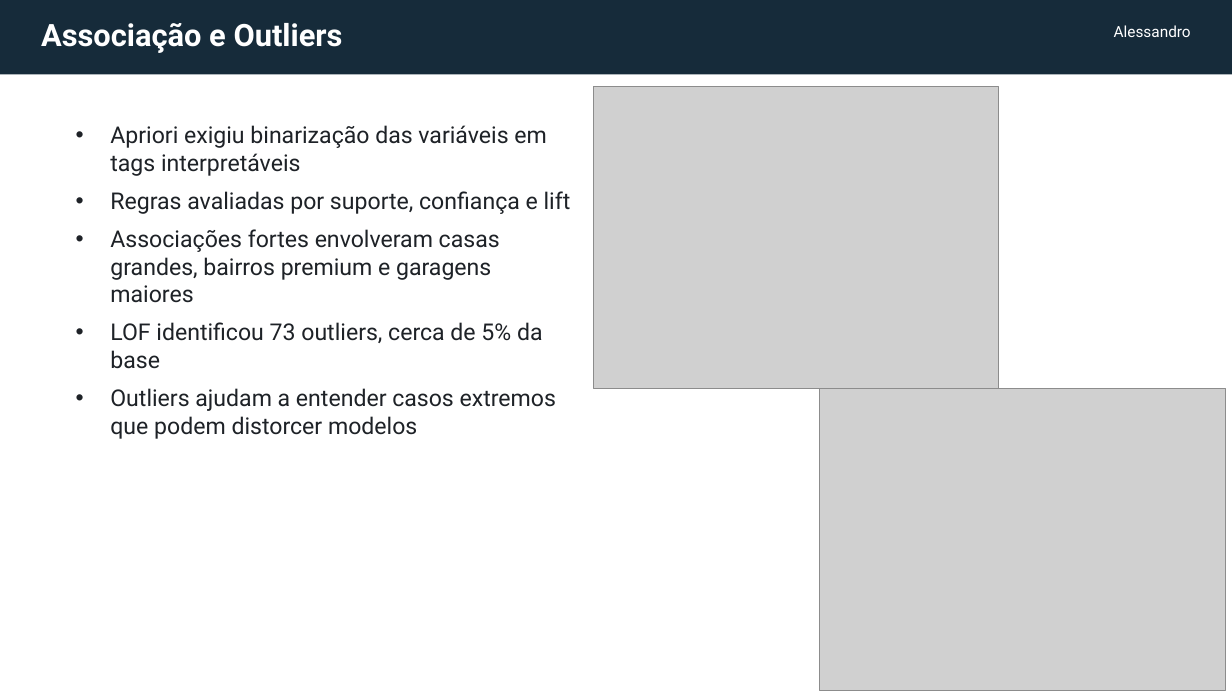
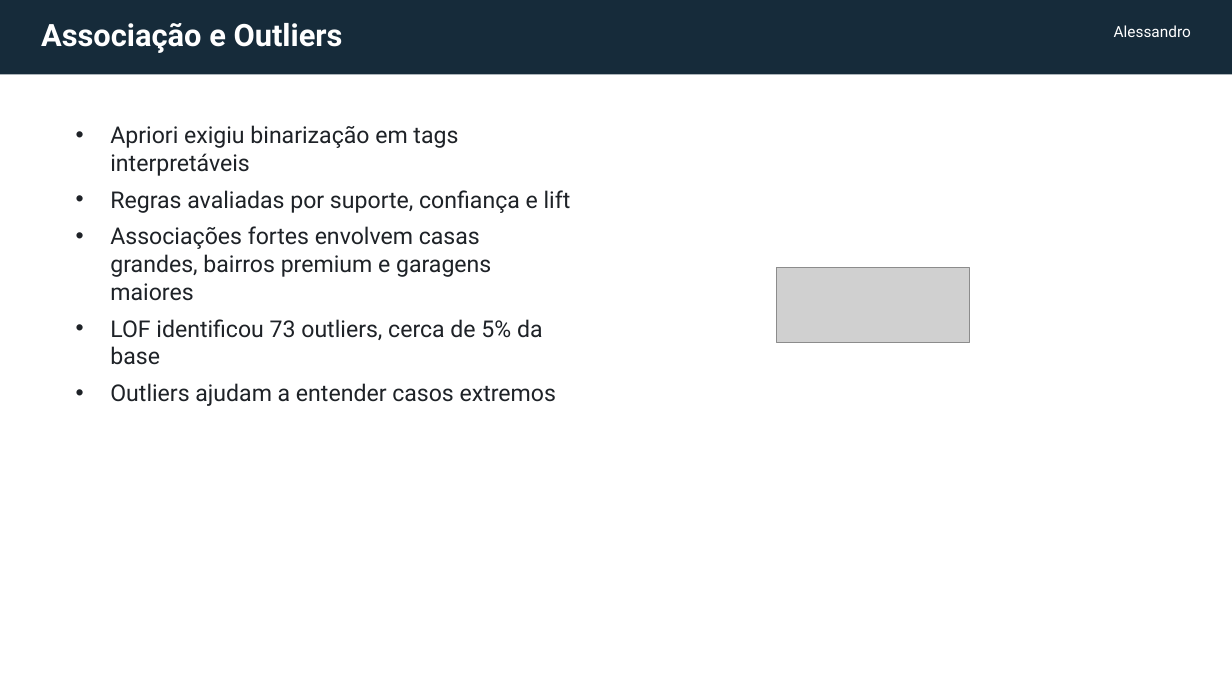
Before and after one commit to luisflipefv/analise-de-dados-c3, a slide deck: slide 9 of slides/apresentacao_house_prices_c3.pptx. Drawn at 1232x693 pixels with LibreOffice and Linux fonts; fonts in the diff are those of the drawing; grey boxes stand for pictures. Boxes give left, top, right and bottom in pixels: in the first picture for what was removed or moved away, otherwise in the second. Text is boxed around its words. In the diff, an @@ line names an element or a change of style, - is before the commit and + after.

```diff
--- a/slides/apresentacao_house_prices_c3.pptx
+++ b/slides/apresentacao_house_prices_c3.pptx
@@ picture removed at box(593, 87, 999, 389) @@
@@ text at box(110, 125, 458, 176): text changed @@
-• Apriori exigiu binarização das variáveis em tags interpretáveis
+• Apriori exigiu binarização em tags interpretáveis
@@ text at box(110, 190, 571, 365): less space between paragraphs @@
@@ text at box(110, 226, 491, 301): text changed @@
-• Associações fortes envolveram casas grandes, bairros premium e garagens maiores
+• Associações fortes envolvem casas grandes, bairros premium e garagens maiores
@@ picture added at box(776, 267, 970, 342) @@
@@ text at box(110, 383, 556, 406): text changed @@
-• Outliers ajudam a entender casos extremos que podem distorcer modelos
+• Outliers ajudam a entender casos extremos
@@ picture removed at box(820, 388, 1226, 690) @@
```
Also in this commit, not shown: 9 other slides changed, 3 slides added, 2 slides removed, 2 other files.
